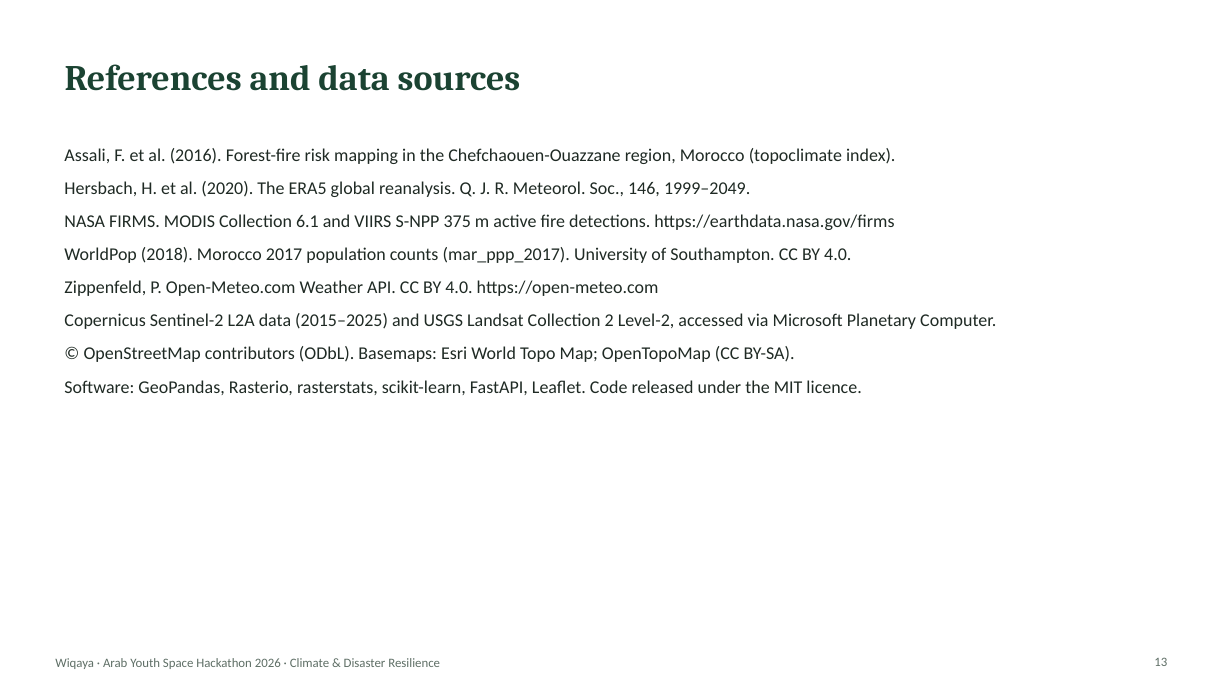
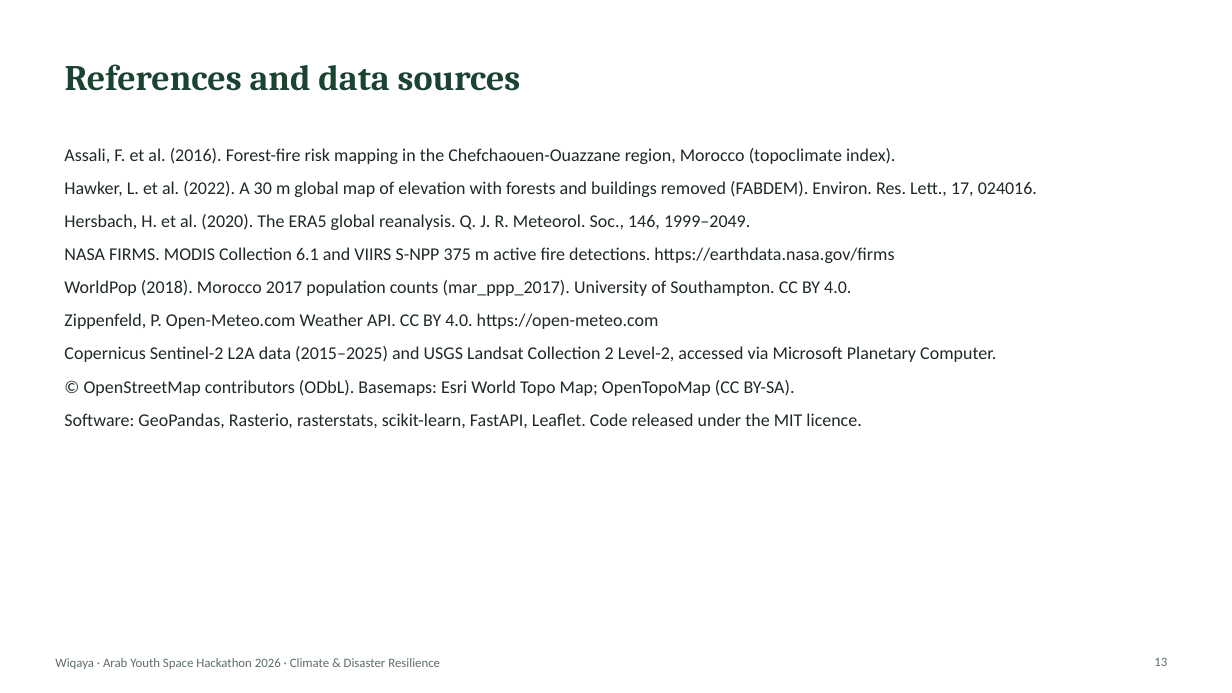
Before and after one commit to SanaeBelfrouh/wiqayagit, a slide deck: slide 13 of docs/slides.pptx. Drawn at 1232x693 pixels with LibreOffice and Linux fonts; fonts in the diff are those of the drawing; background and template pictures are left out. Boxes give left, top, right and bottom in pixels: in the first picture for what was removed or moved away, otherwise in the second. Text is boxed around its words. In the diff, an @@ line names an element or a change of style, - is before the commit and + after.

Commit message:
Cite the DEM source: FABDEM V1-2 (University of Bristol)
README data table and attribution, data/README.md and slides (data
table and references) now cite FABDEM V1-2, the Copernicus GLO-30 DEM
with forests and buildings removed, CC BY-NC-SA 4.0.

```diff
--- a/docs/slides.pptx
+++ b/docs/slides.pptx
@@ text at (64, 181, 1037, 197): paragraph added @@
+Hawker, L. et al. (2022). A 30 m global map of elevation with forests and buildings removed (FABDEM). Environ. Res. Lett., 17, 024016.
```
Also in this commit, not shown: 1 other slide changed, 3 other files.
